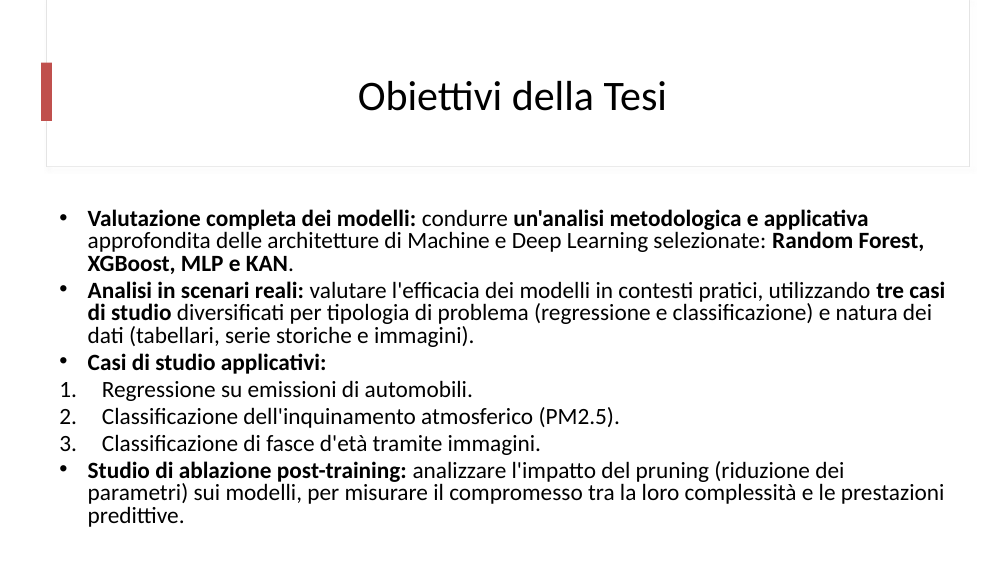
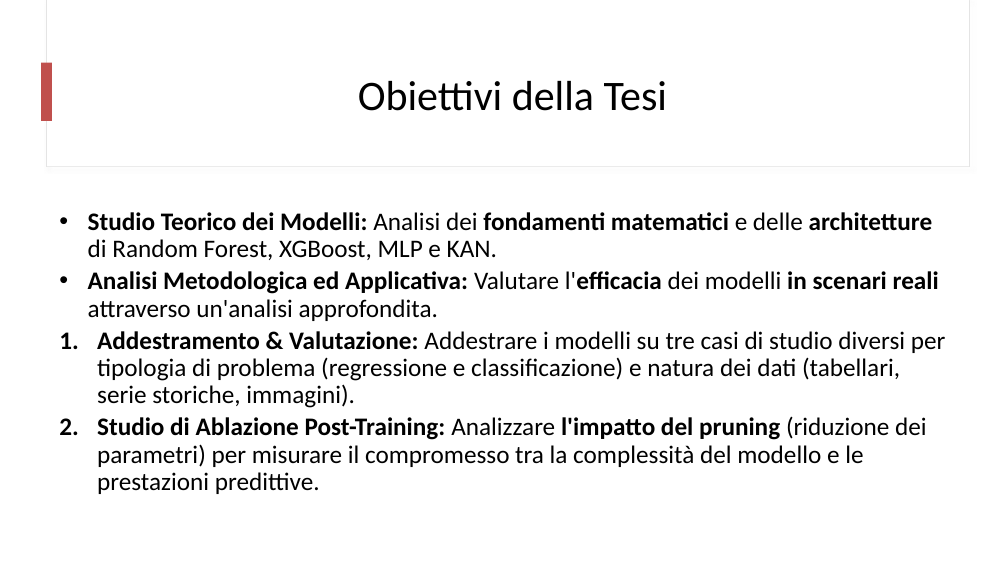
Before and after one commit to mtomas03/Thesis_Paper, a slide deck: slide 2 of Presentation.pptx. Drawn at 1008x567 pixels with LibreOffice and Linux fonts; fonts in the diff are those of the drawing. Boxes give left, top, right and bottom in pixels: in the first picture for what was removed or moved away, otherwise in the second. Text is boxed around its words. In the diff, an @@ line names an element or a change of style, - is before the commit and + after.

```diff
--- a/Presentation.pptx
+++ b/Presentation.pptx
@@ text at bbox=[88, 212, 946, 494]: text changed; size 22.2 to 24 pt @@
-• Valutazione completa dei modelli: condurre un'analisi metodologica e applicativa approfondita delle architetture di Machine e Deep Learning selezionate: Random Forest, XGBoost, MLP e KAN.
-• Analisi in scenari reali: valutare l'efficacia dei modelli in contesti pratici, utilizzando tre casi di studio diversificati per tipologia di problema (regressione e classificazione) e natura dei dati (tabellari, serie storiche e immagini).
-• Casi di studio applicativi:
-1. Regressione su emissioni di automobili.
-2. Classificazione dell'inquinamento atmosferico (PM2.5).
-3. Classificazione di fasce d'età tramite immagini.
-• Studio di ablazione post-training: analizzare l'impatto del pruning (riduzione dei parametri) sui modelli, per misurare il compromesso tra la loro complessità e le prestazioni predittive.
+• Studio Teorico dei Modelli: Analisi dei fondamenti matematici e delle architetture di Random Forest, XGBoost, MLP e KAN.
+• Analisi Metodologica ed Applicativa: Valutare l'efficacia dei modelli in scenari reali attraverso un'analisi approfondita.
+1. Addestramento & Valutazione: Addestrare i modelli su tre casi di studio diversi per tipologia di problema (regressione e classificazione) e natura dei dati (tabellari, serie storiche, immagini).
+2. Studio di Ablazione Post-Training: Analizzare l'impatto del pruning (riduzione dei parametri) per misurare il compromesso tra la complessità del modello e le prestazioni predittive.
```
Also in this commit, not shown: 13 other slides changed, 17 slides removed.
